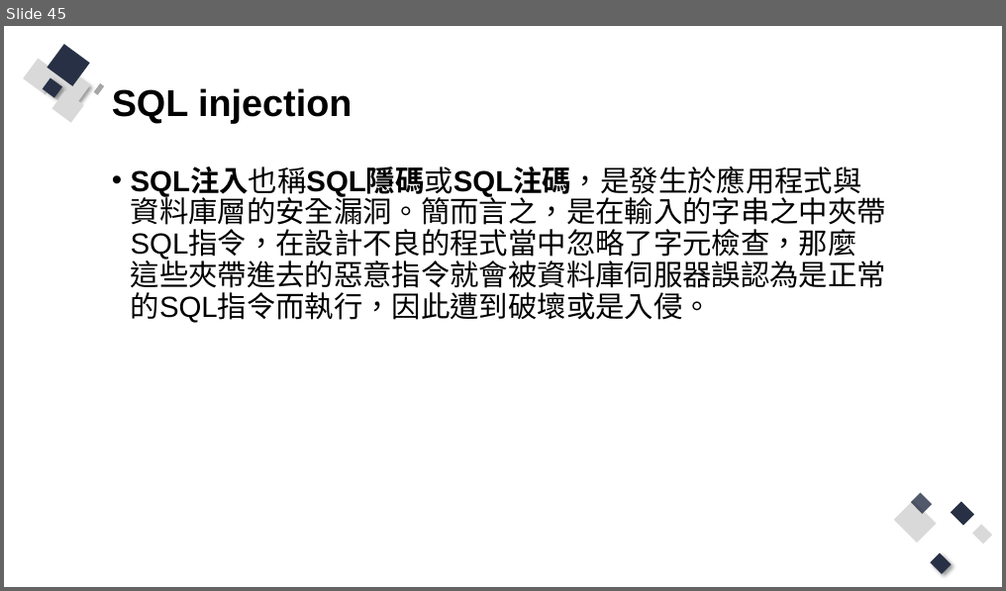
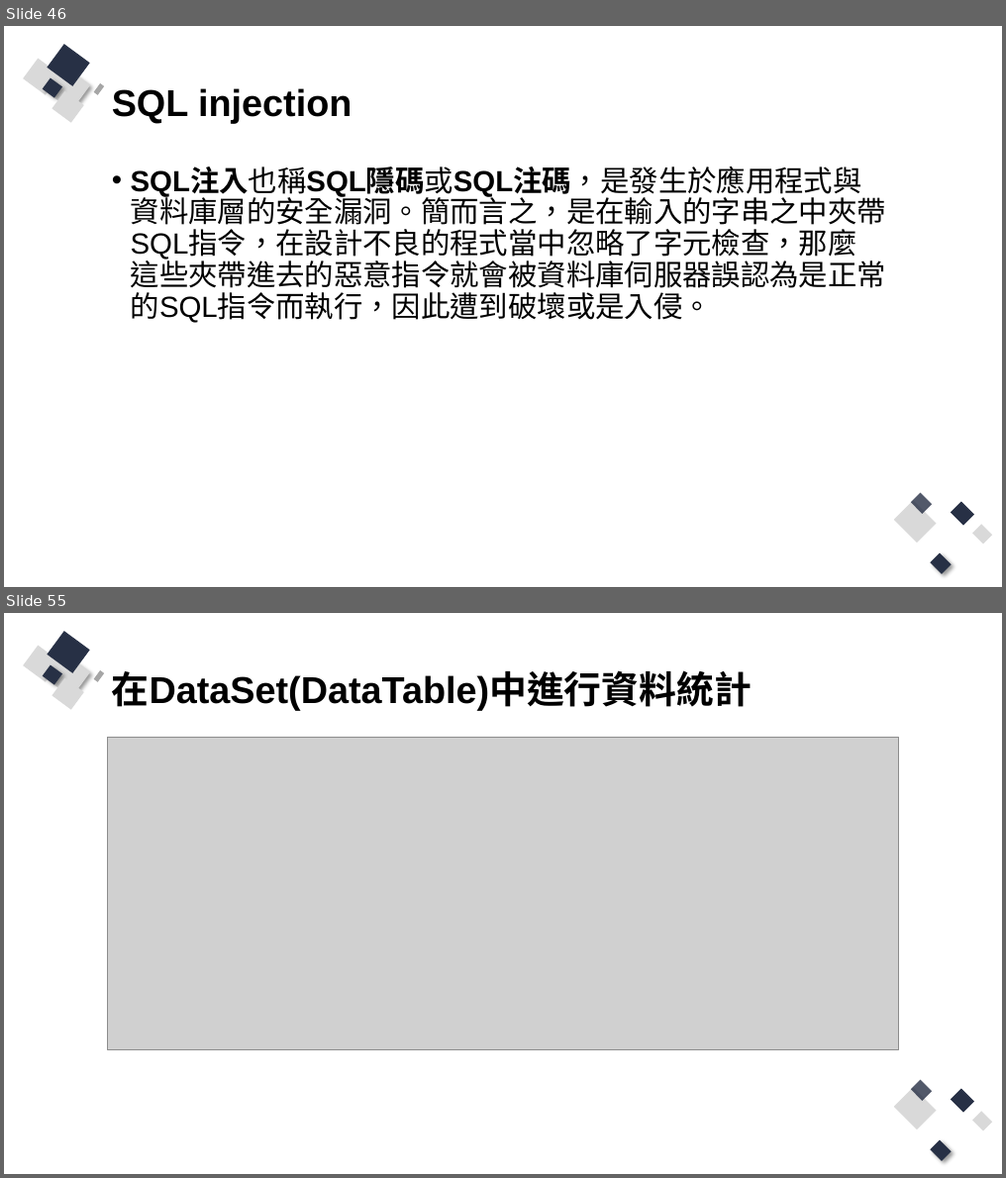
Before and after one commit to Q81JIAXIONG/-, a slide deck: 投影片/3.網站程式與資料庫溝通、互動.pptx. Shown one above the other, each under a label of ours: slide 45 before the commit, slides 46 and 55 after it; the slides between them are not shown. The pictures are 1006x591 and 1006x1178 pixels, drawn with LibreOffice and Linux fonts; fonts in the diff are those of the drawing; grey boxes stand for pictures. Boxes give left, top, right and bottom in pixels: in the first picture for what was removed or moved away, otherwise in the second. Text is boxed around its words. In the diff, an @@ line names an element or a change of style, - is before the commit and + after.

```diff
--- a/投影片/3.網站程式與資料庫溝通、互動.pptx
+++ b/投影片/3.網站程式與資料庫溝通、互動.pptx
@@ slide 55 added at (4,613,1002,1174), background #FFFFFF; not listed: 13 template elements that a slide beside it also shows @@
@@ title added at (112,670,751,711), 36 pt, text #000000, bold @@
+在DataSet(DataTable)中進行資料統計
@@ picture added at (107,738,899,1051) @@
@@ what was slide 45 is now slide 46 @@
```
Also in this commit, not shown: 6 slides changed, 10 other slides added, 7 slides removed, 11 other files.
